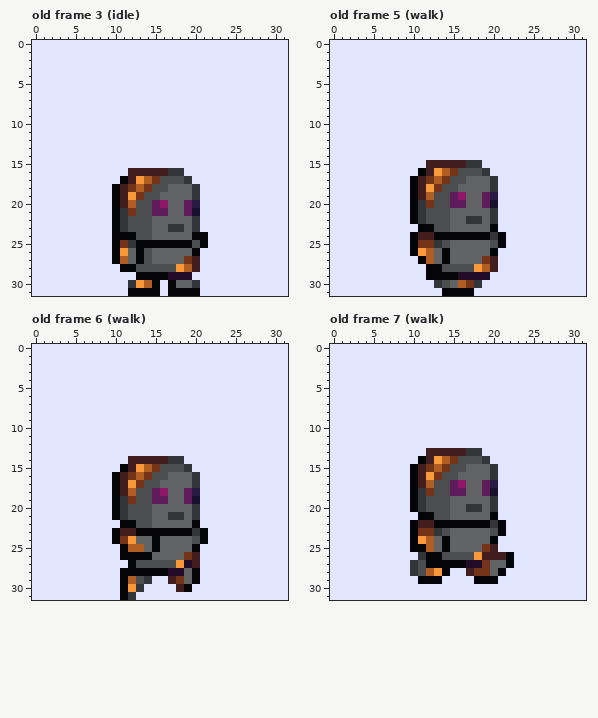
Two versions of one pixel-art file, game/code/assets/art/prota/aseprite/Sprite-prota-animation-full.aseprite. That is the earlier state.
32x32 pixels, 12 frames. Shown: old frame 3 (idle), old frame 5 (walk), old frame 6 (walk), old frame 7 (walk). The commit also changed other frames, which this record leaves out.
Once edited:
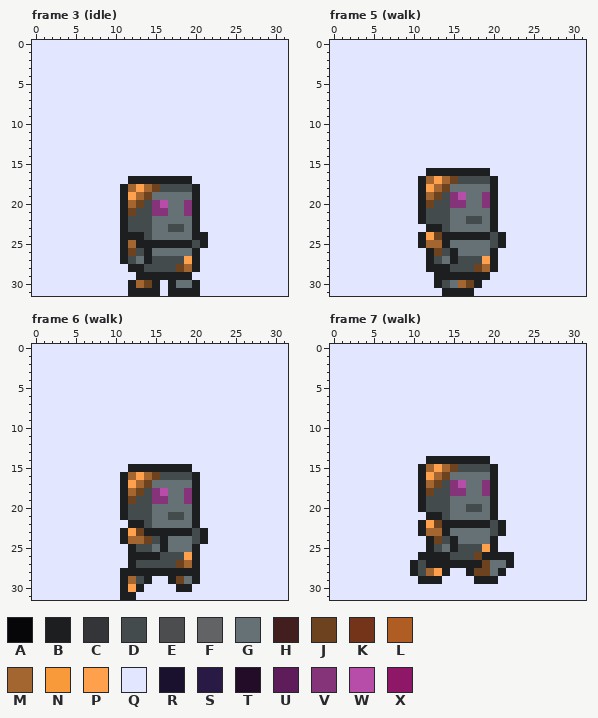
Palette (. is transparent): A #060608  B #1c1e20  C #333538  D #434b4d  E #4c4d4e  F #616365  G #667176  H #431e1e  J #6d431f  K #74341a  L #af5d23  M #a46630  N #f8993a  P #ffa04d  Q #e3e6ff  R #1a112e  S #291945  T #220c27  U #5e1c5a  V #853479  W #b84ca9  X #8f1767
A new or re-ordered frame is compared with the old frame closest to it.
The exact change:
frames 12 -> 22
--- frame 3 (idle) is new; against old frame 3 (idle), layer "sprite"
@@ x 8..23 @@
 15 QQQQQQQQQQQQQQQQ
-16 QQQQHHHHHCCQQQQQ
-17 QQQAHNLKEEECQQQQ
-18 QQAHKLKEEFFFCQQQ
-19 QQAHNKEEFFFFCQQQ
-20 QQAHLEEUXFFUSQQQ
-21 QQACKEEUUFFURQQQ
-22 QQACEEEFFFFFCQQQ
-23 QQACEEEFFCCFCQQQ
-24 QQAAAEEFFFFFAAQQ
-25 QQAKCAAAAAAAEAQQ
-26 QQANFAEFFFFFAQQQ
-27 QQALFAEFFFFKHQQQ
-28 QQQAAEEEEENLHQQQ
-29 QQQQQAAAATTTQQQQ
-30 QQQQCNLAQAFFCQQQ
-31 QQQQAAAAQAAAAQQQ
+16 QQQQQQQQQQQQQQQQ
+17 QQQQBBBBBBBBQQQQ
+18 QQQBMPMJDDDDBQQQ
+19 QQQBPMJGGGGGBQQQ
+20 QQQBMJDVWGGVBQQQ
+21 QQQBJDDVVGGVBQQQ
+22 QQQBDDDGGGGGBQQQ
+23 QQQBDDDGGDDGBQQQ
+24 QQQBBBDGGGGGBBQQ
+25 QQQBMBBBBBBBDBQQ
+26 QQQBJDBGGGGGBQQQ
+27 QQQBDGBDDDDPBQQQ
+28 QQQQBBDDDDJMBQQQ
+29 QQQQQBBBBBBBQQQQ
+30 QQQQBMJBQBGGBQQQ
+31 QQQQBBBBQBBBBQQQ
--- frame 5 (walk) is new; against old frame 5 (walk), layer "sprite"
@@ x 8..23 @@
 14 QQQQQQQQQQQQQQQQ
-15 QQQQHHHHHCCQQQQQ
-16 QQQAHNLKEEECQQQQ
-17 QQAHKLKEEFFFCQQQ
-18 QQAHNKEEFFFFCQQQ
-19 QQAHLEEUXFFUSQQQ
-20 QQACKEEUUFFURQQQ
-21 QQACEEEFFFFFCQQQ
-22 QQACEEEFFCCFCQQQ
-23 QQQAAEEFFFFFAQQQ
-24 QQAHHAAAAAAACAQQ
-25 QQAKKCEFFFFFEAQQ
-26 QQANLFAFFFFFAQQQ
-27 QQQALFAFFFFKHQQQ
-28 QQQQAAEEEENLHQQQ
-29 QQQQAAAATTTTQQQQ
-30 QQQQQCEFLKCQQQQQ
-31 QQQQQQAAAAQQQQQQ
+15 QQQQQQQQQQQQQQQQ
+16 QQQQBBBBBBBBQQQQ
+17 QQQBMPMJDDDDBQQQ
+18 QQQBPMJGGGGGBQQQ
+19 QQQBMJDVWGGVBQQQ
+20 QQQBJDDVVGGVBQQQ
+21 QQQBDDDGGGGGBQQQ
+22 QQQBDDDGGDDGBQQQ
+23 QQQQBBDGGGGGBQQQ
+24 QQQBPJBBBBBBDBQQ
+25 QQQBMMBGGGGGDBQQ
+26 QQQQBJDBGGGGBQQQ
+27 QQQQBDGBDDDPBQQQ
+28 QQQQBBBDDDJMBQQQ
+29 QQQQQBBBBBBBQQQQ
+30 QQQQQBDGMJBQQQQQ
+31 QQQQQQBBBBQQQQQQ
--- frame 6 (walk) is new; against old frame 6 (walk), layer "sprite"
@@ x 8..23 @@
 13 QQQQQQQQQQQQQQQQ
-14 QQQQHHHHHCCQQQQQ
-15 QQQAHNLKEEECQQQQ
-16 QQAHKLKEEFFFCQQQ
-17 QQAHNKEEFFFFCQQQ
-18 QQAHLEEUXFFUSQQQ
-19 QQACKEEUUFFURQQQ
-20 QQACEEEFFFFFCQQQ
-21 QQACEEEFFCCFCQQQ
-22 QQQAAEEFFFFFAQQQ
-23 QQAHHAAAAAAACAQQ
-24 QQAKNFFAFFFFEAQQ
-25 QQQALLFAFFFFAQQQ
-26 QQQAAAAFFFFKHQQQ
-27 QQQQAEEEEENTHQQQ
-28 QQQAAAAAATTFAQQQ
-29 QQQALECQQHKFAQQQ
-30 QQQANCQQQQHAQQQQ
-31 QQQACQQQQQQQQQQQ
+14 QQQQQQQQQQQQQQQQ
+15 QQQQBBBBBBBBQQQQ
+16 QQQBMPMJDDDDBQQQ
+17 QQQBPMJGGGGGBQQQ
+18 QQQBMJDVWGGVBQQQ
+19 QQQBJDDVVGGVBQQQ
+20 QQQBDDDGGGGGBQQQ
+21 QQQBDDDGGDDGBQQQ
+22 QQQQBBDGGGGGBQQQ
+23 QQQBPJBBBBBBDBQQ
+24 QQQBMMJDBGGGDBQQ
+25 QQQQBDDGBGGGBQQQ
+26 QQQQBBBBDDDPBQQQ
+27 QQQQBDDDDDJMBQQQ
+28 QQQBBBBBBBBBBQQQ
+29 QQQBMDBQQBJGBQQQ
+30 QQQBPBQQQQBBQQQQ
+31 QQQBBQQQQQQQQQQQ
--- frame 7 (walk) is new; against old frame 7 (walk), layer "sprite"
@@ x 8..24 @@
 12 QQQQQQQQQQQQQQQQQ
-13 QQQQHHHHHCCQQQQQQ
-14 QQQAHNLKEEECQQQQQ
-15 QQAHKLKEEFFFCQQQQ
-16 QQAHNKEEFFFFCQQQQ
-17 QQAHLEEUXFFUSQQQQ
-18 QQACKEEUUFFURQQQQ
-19 QQACEEEFFFFFCQQQQ
-20 QQACEEEFFCCFCQQQQ
-21 QQQAAEEFFFFFAQQQQ
-22 QQAHHAAAAAAACAQQQ
-23 QQAKKCEFFFFFEAQQQ
-24 QQANLFAFFFFFAQQQQ
-25 QQAALFAFFFFKHQQQQ
-26 QQQCAAEEEENHHHAQQ
-27 QQCEAAAAATTKFFAQQ
-28 QQCELNAQQHKKFAQQQ
-29 QQQAAAQQQQAAAQQQQ
+13 QQQQQQQQQQQQQQQQQ
+14 QQQQBBBBBBBBQQQQQ
+15 QQQBMPMJDDDDBQQQQ
+16 QQQBPMJGGGGGBQQQQ
+17 QQQBMJDVWGGVBQQQQ
+18 QQQBJDDVVGGVBQQQQ
+19 QQQBDDDGGGGGBQQQQ
+20 QQQBDDDGGDDGBQQQQ
+21 QQQQBBDGGGGGBQQQQ
+22 QQQBPJBBBBBBDBQQQ
+23 QQQBMMBGGGGGDBQQQ
+24 QQQQBJDBGGGGBQQQQ
+25 QQQQBDGBDDDPBQQQQ
+26 QQQBBBBDDDJBBBBQQ
+27 QQBDBBBBBBBJGGBQQ
+28 QQBDMPBQQBJJGBQQQ
+29 QQQBBBQQQQBBBQQQQ
 30 QQQQQQQQQQQQQQQQQ
Changed places in both pictures, as pixel boxes (x1, y1, x2, y2):
changed: (112, 168, 208, 296)
changed: (410, 160, 506, 296)
changed: (112, 456, 208, 600)
changed: (410, 448, 514, 584)
